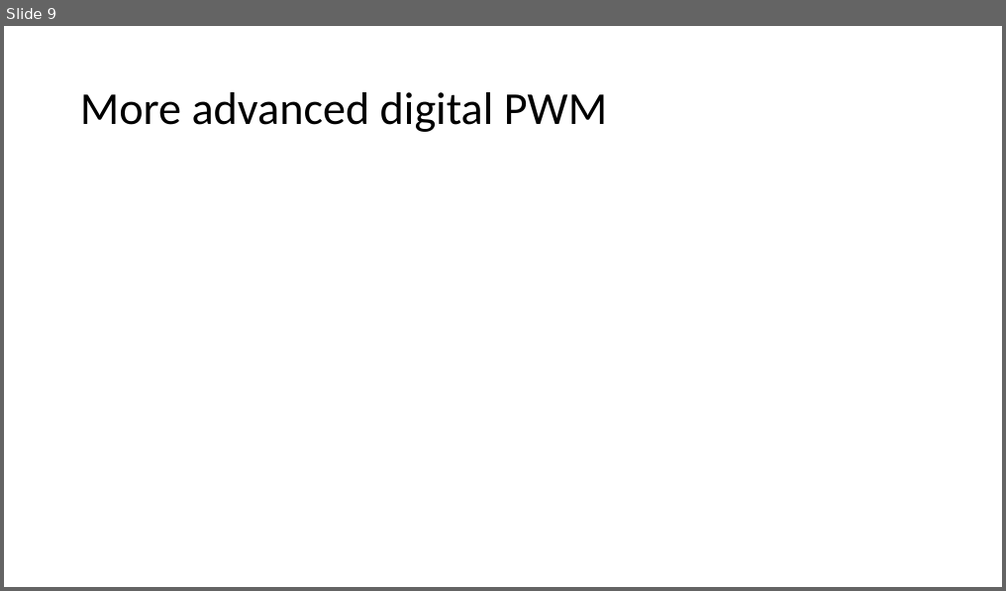
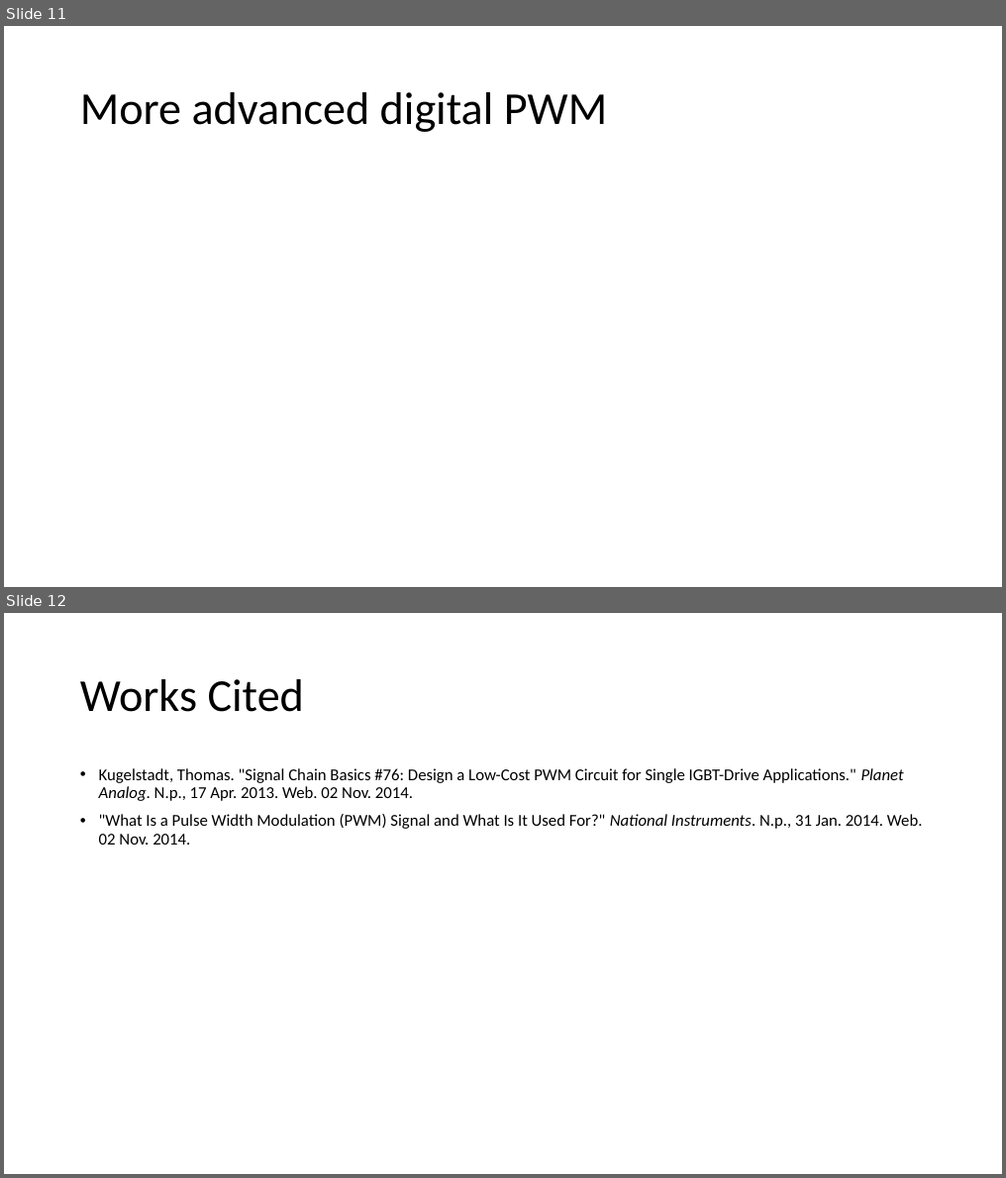
Before and after one commit to goose1987/EE542, a slide deck: Talk 1 power conversion.pptx. Shown one above the other, each under a label of ours: slide 9 before the commit, slides 11 and 12 after it. The pictures are 1006x591 and 1006x1178 pixels, drawn with LibreOffice and Linux fonts; fonts in the diff are those of the drawing. Boxes give left, top, right and bottom in pixels: in the first picture for what was removed or moved away, otherwise in the second. Text is boxed around its words. In the diff, an @@ line names an element or a change of style, - is before the commit and + after.

```diff
--- a/Talk 1 power conversion.pptx
+++ b/Talk 1 power conversion.pptx
@@ slide 12 added at (x1=4, y1=613, x2=1002, y2=1174), background #FFFFFF @@
@@ title added at (x1=80, y1=679, x2=304, y2=712), 44 pt, text #000000 @@
+Works Cited
@@ text added at (x1=99, y1=768, x2=923, y2=845), 16 pt, text #000000 @@
+• Kugelstadt, Thomas. "Signal Chain Basics #76: Design a Low-Cost PWM Circuit for Single IGBT-Drive Applications." Planet Analog. N.p., 17 Apr. 2013. Web. 02 Nov. 2014.
+• "What Is a Pulse Width Modulation (PWM) Signal and What Is It Used For?" National Instruments. N.p., 31 Jan. 2014. Web. 02 Nov. 2014.
@@ what was slide 9 is now slide 11 @@
```
Also in this commit, not shown: 3 slides changed, 3 other slides added, 1 slide removed.
